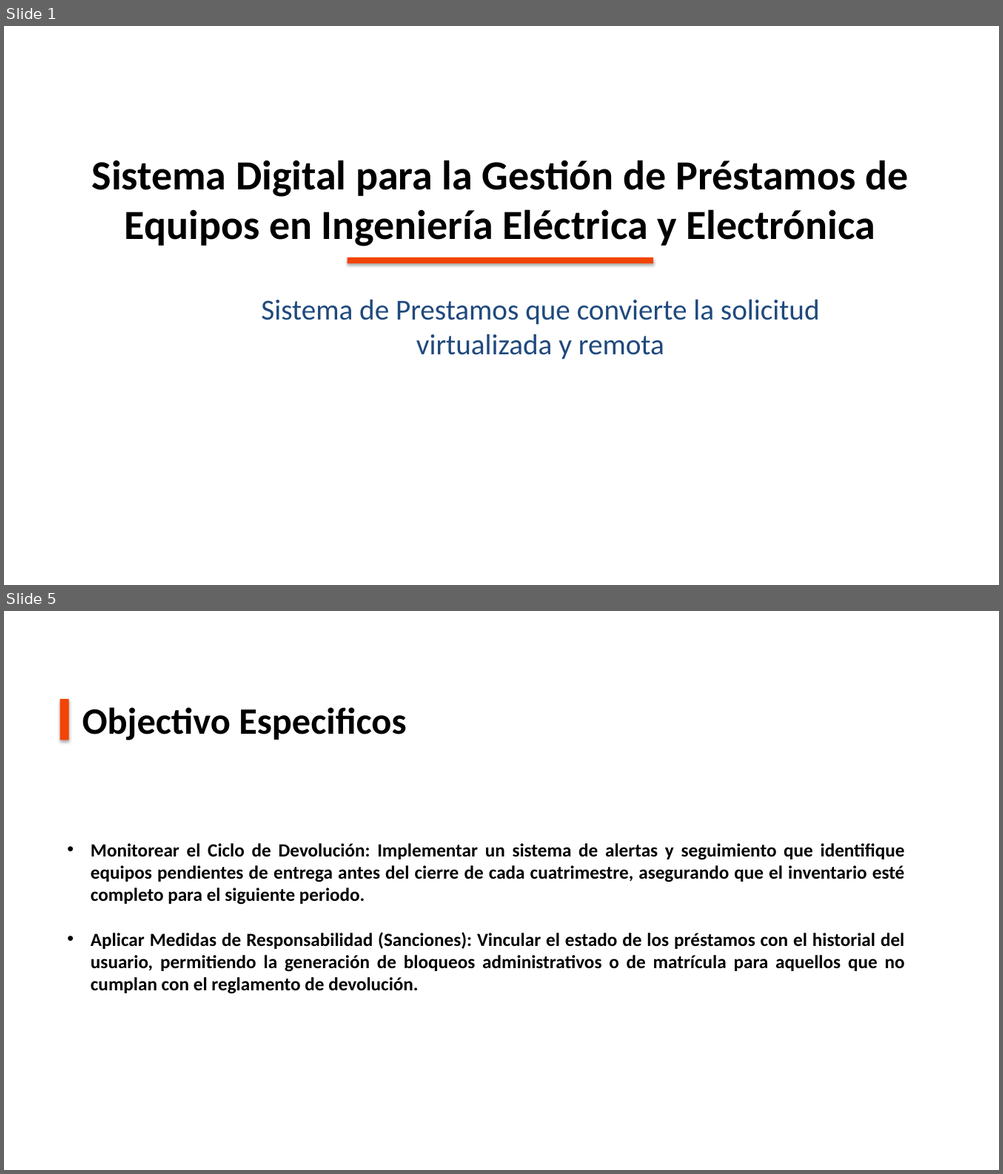
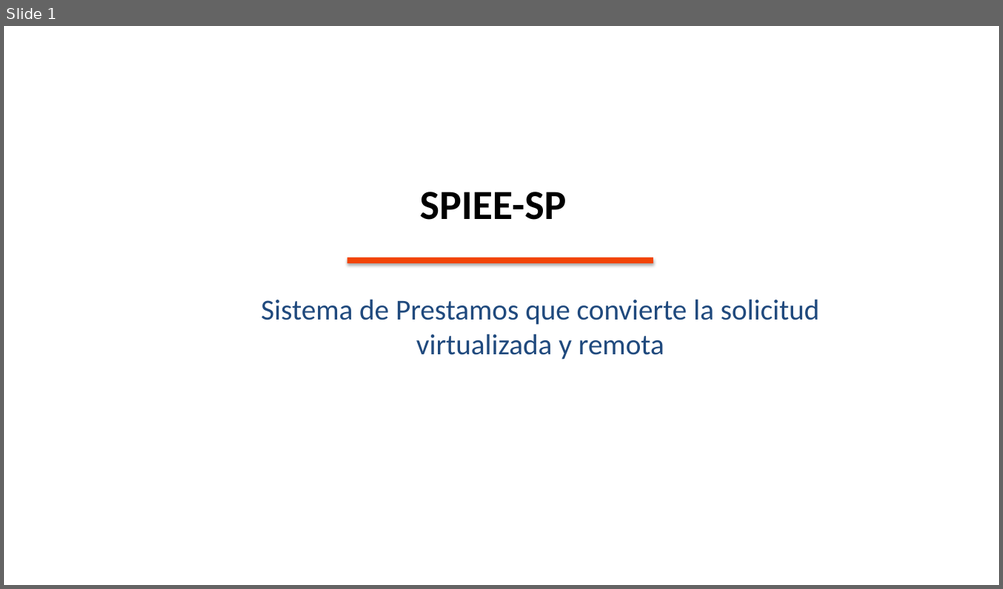
Before and after one commit to franlyrl/PrestamosInventarioIEE, a slide deck: backend/more/SDGPEIEE-SistemaInventario.pptx. Shown one above the other, each under a label of ours: slides 1 and 5 before the commit, slide 1 after it; the slides between them are not shown. The pictures are 1003x1174 and 1003x589 pixels, drawn with LibreOffice and Linux fonts; fonts in the diff are those of the drawing; background and template pictures are left out. Boxes give left, top, right and bottom in pixels: in the first picture for what was removed or moved away, otherwise in the second. Text is boxed around its words. In the diff, an @@ line names an element or a change of style, - is before the commit and + after.

```diff
--- a/backend/more/SDGPEIEE-SistemaInventario.pptx
+++ b/backend/more/SDGPEIEE-SistemaInventario.pptx
@@ slide 5 removed at (x1=4, y1=611, x2=999, y2=1170), background picture (left out) @@
@@ rectangle removed at (x1=60, y1=699, x2=69, y2=740) @@
@@ text removed at (x1=82, y1=707, x2=406, y2=741) @@
-Objectivo Especificos
@@ text removed at (x1=91, y1=843, x2=905, y2=994) @@
-• Monitorear el Ciclo de Devolución: Implementar un sistema de alertas y seguimiento que identifique equipos pendientes de entrega antes del cierre de cada cuatrimestre, asegurando que el inventario esté completo para el siguiente periodo.
-• Aplicar Medidas de Responsabilidad (Sanciones): Vincular el estado de los préstamos con el historial del usuario, permitiendo la generación de bloqueos administrativos o de matrícula para aquellos que no cumplan con el reglamento de devolución.
@@ slide 1 changed as well @@
@@ text removed at (x1=92, y1=160, x2=908, y2=247) @@
-Sistema Digital para la Gestión de Préstamos de Equipos en Ingeniería Eléctrica y Electrónica
@@ text added at (x1=420, y1=192, x2=566, y2=220), 40 pt, text #000000, bold @@
+SPIEE-SP
```
Also in this commit, not shown: 2 other slides changed, 4 other slides removed, 9 other files.
